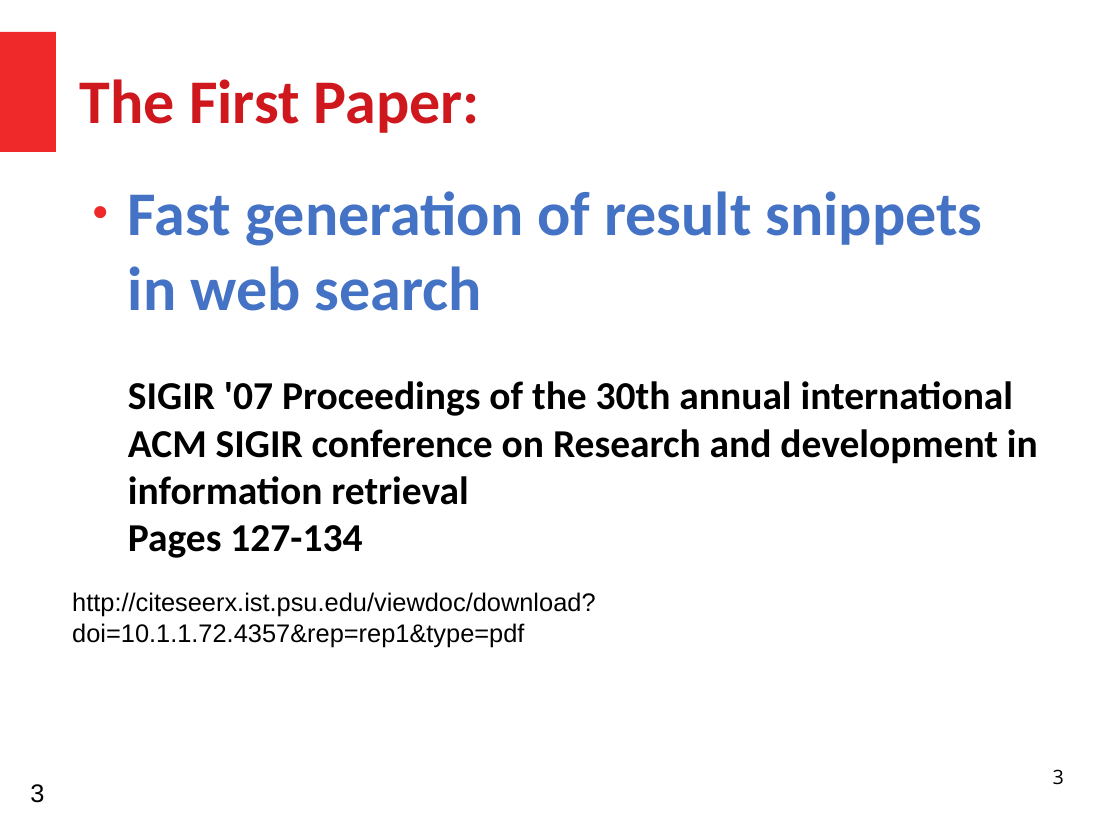
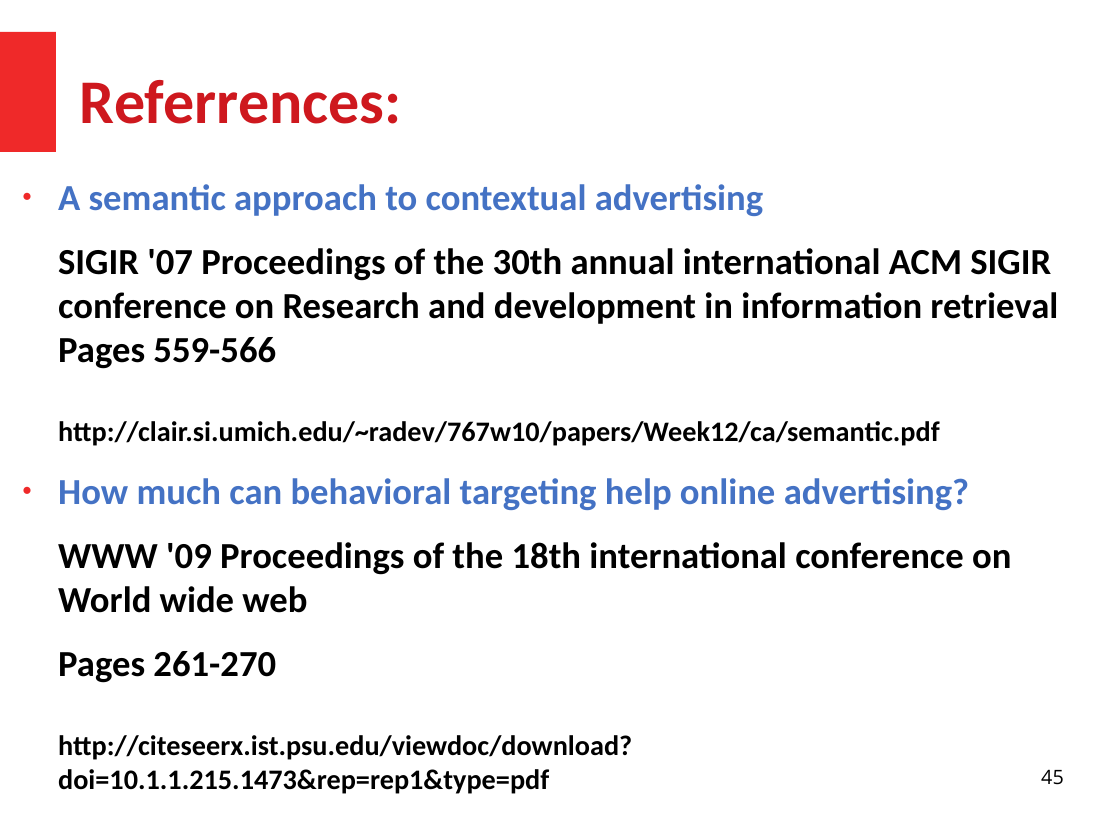
Before and after one commit to HussamHallak/cs834-f17, a slide deck: slide 45 of assignments/P4/P4.odp (slide 3 before the commit). Drawn at 1120x840 pixels with LibreOffice and Linux fonts; fonts in the diff are those of the drawing. Boxes give left, top, right and bottom in pixels: in the first picture for what was removed or moved away, otherwise in the second. Text is boxed around its words. In the diff, an @@ line names an element or a change of style, - is before the commit and + after.

```diff
--- a/assignments/P4/P4.odp
+++ b/assignments/P4/P4.odp
@@ title at (80, 80, 402, 124): text changed @@
-The First Paper:
+Referrences:
@@ text at (58, 184, 1058, 794): text changed; size 28 to 26 pt @@
-● Fast generation of result snippets in web search
-  SIGIR '07 Proceedings of the 30th annual international ACM SIGIR conference on Research and development in information retrieval
-  Pages 127-134
+● A semantic approach to contextual advertising
+SIGIR '07 Proceedings of the 30th annual international ACM SIGIR conference on Research and development in information retrieval
+Pages 559-566
+http://clair.si.umich.edu/~radev/767w10/papers/Week12/ca/semantic.pdf
+● How much can behavioral targeting help online advertising?
+WWW '09 Proceedings of the 18th international conference on World wide web
+Pages 261-270
+http://citeseerx.ist.psu.edu/viewdoc/download?doi=10.1.1.215.1473&rep=rep1&type=pdf
@@ text removed at (72, 592, 595, 647) @@
-http://citeseerx.ist.psu.edu/viewdoc/download?doi=10.1.1.72.4357&rep=rep1&type=pdf
@@ page number at (1041, 769, 1064, 785): text changed @@
-3
+45
@@ text removed at (30, 784, 44, 803) @@
-3
```
Also in this commit, not shown: 1 other slide changed, 43 slides added, 40 slides removed, 36 other files.
